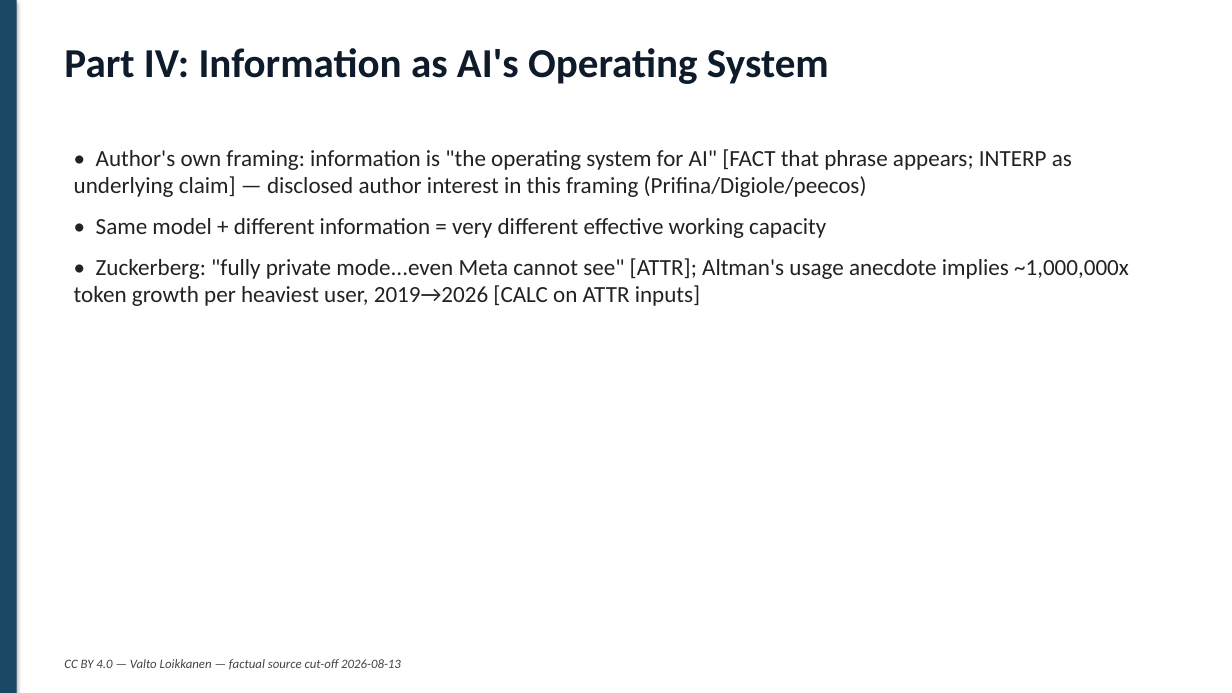
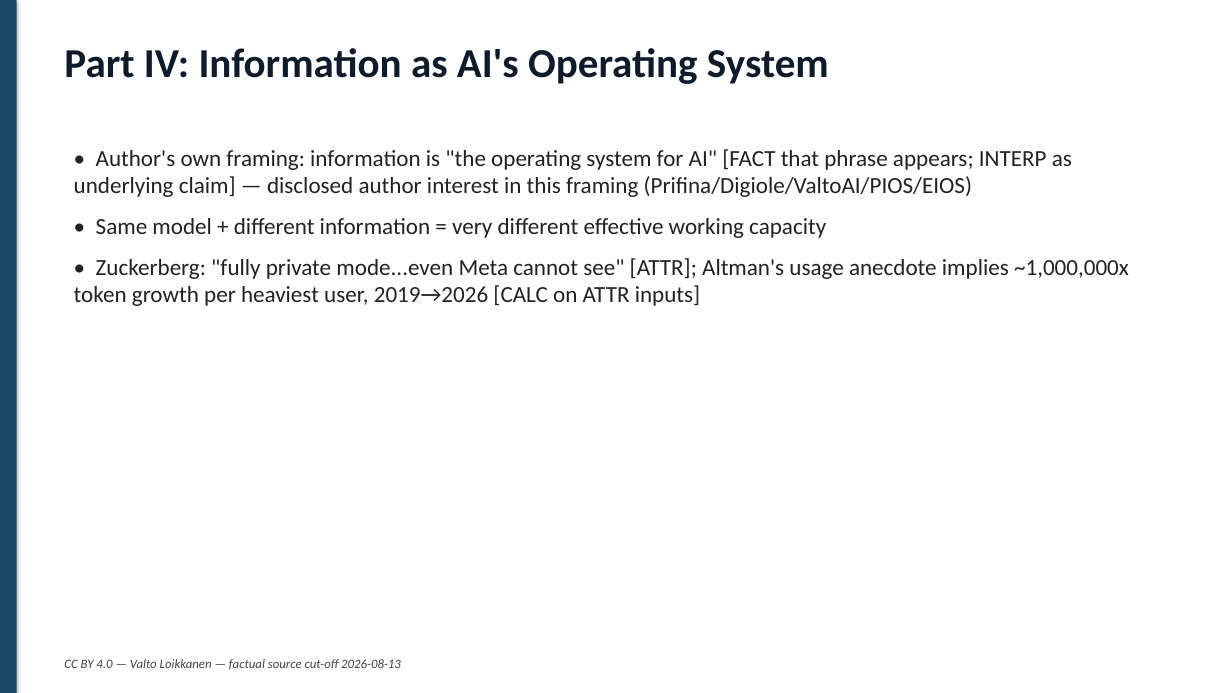
Before and after one commit to valto/ai-working-capacity-revolution, a slide deck: slide 15 of 19-slide-deck.pptx. Drawn at 1232x693 pixels with LibreOffice and Linux fonts; fonts in the diff are those of the drawing. Boxes give left, top, right and bottom in pixels: in the first picture for what was removed or moved away, otherwise in the second. Text is boxed around its words. In the diff, an @@ line names an element or a change of style, - is before the commit and + after.

```diff
--- a/19-slide-deck.pptx
+++ b/19-slide-deck.pptx
@@ text at bbox=[74, 149, 1072, 197]: text changed @@
-• Author's own framing: information is "the operating system for AI" [FACT that phrase appears; INTERP as underlying claim] — disclosed author interest in this framing (Prifina/Digiole/peecos)
+• Author's own framing: information is "the operating system for AI" [FACT that phrase appears; INTERP as underlying claim] — disclosed author interest in this framing (Prifina/Digiole/ValtoAI/PIOS/EIOS)
```
Also in this commit, not shown: 9 other files.
